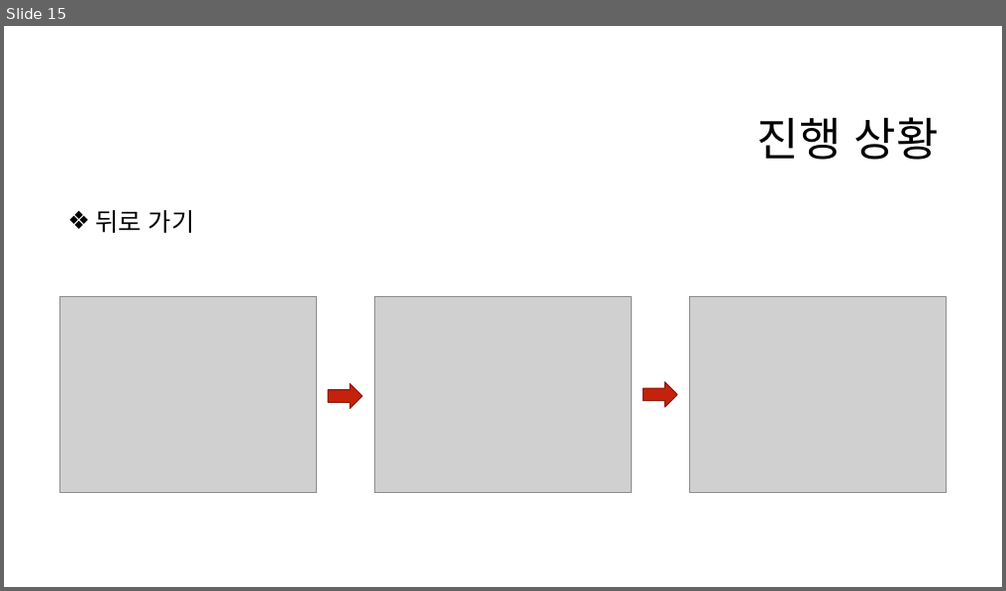
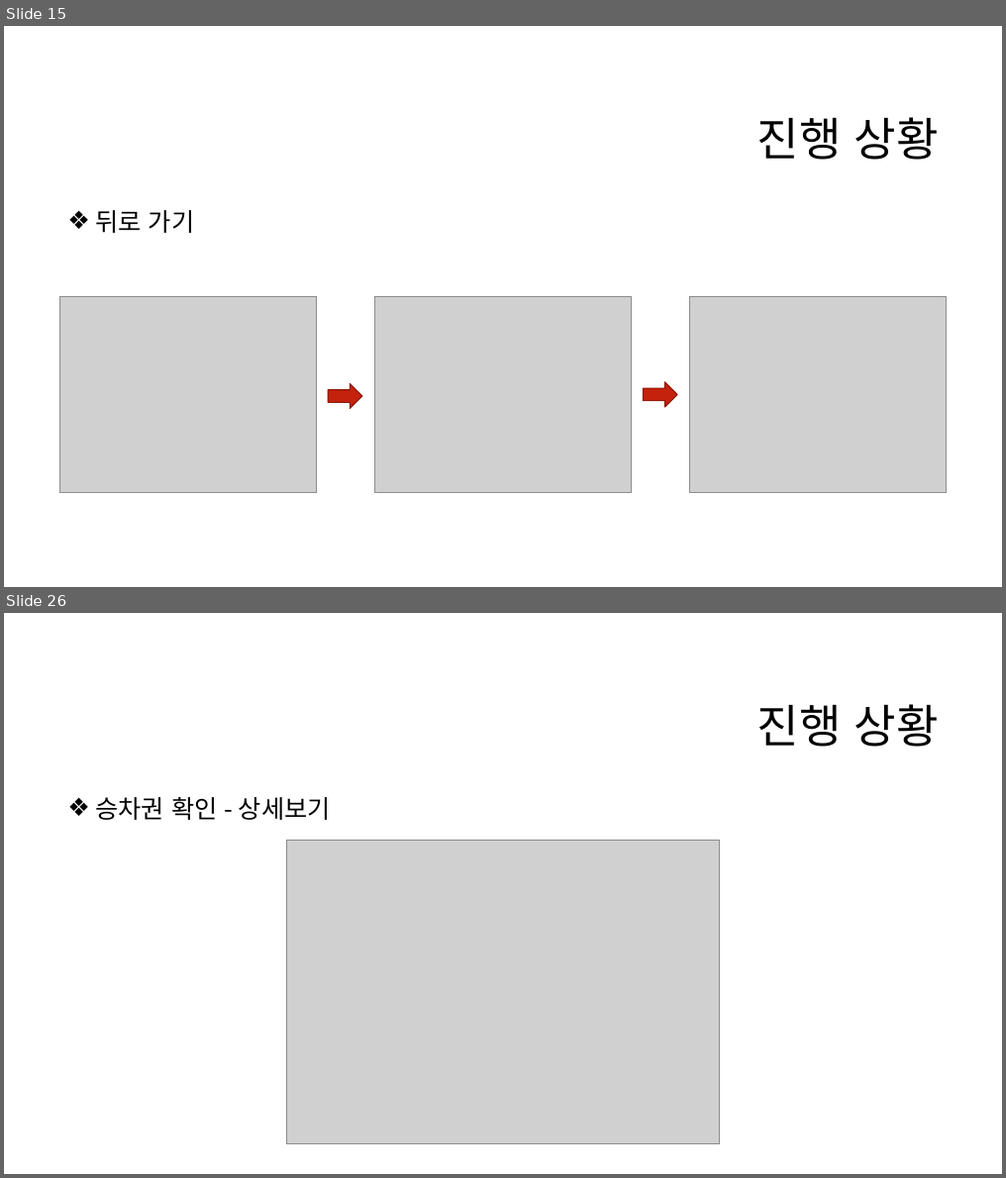
Before and after one commit to eeeeyeot/JAVATrainTicketing, a slide deck: 작업한 내용/기차 예매 프로그램 주차 발표.pptx. Shown one above the other, each under a label of ours: slide 15 before the commit, slides 15 and 26 after it; the slides between them are not shown. The pictures are 1006x591 and 1006x1178 pixels, drawn with LibreOffice and Linux fonts; fonts in the diff are those of the drawing; grey boxes stand for pictures; background and template pictures are left out. Boxes give left, top, right and bottom in pixels: in the first picture for what was removed or moved away, otherwise in the second. Text is boxed around its words. In the diff, an @@ line names an element or a change of style, - is before the commit and + after.

```diff
--- a/작업한 내용/기차 예매 프로그램 주차 발표.pptx
+++ b/작업한 내용/기차 예매 프로그램 주차 발표.pptx
@@ slide 26 added at bbox=[4, 613, 1002, 1174], background #FFFFFF @@
@@ title added at bbox=[757, 704, 939, 747], 44 pt, text #000000 @@
+진행 상황
@@ text added at bbox=[95, 797, 331, 820], 24 pt, text #000000 @@
+❖ 승차권 확인 - 상세보기
@@ picture added at bbox=[286, 840, 720, 1145] @@
```
Also in this commit, not shown: 3 slides changed, 13 other slides added, 3 other files.
